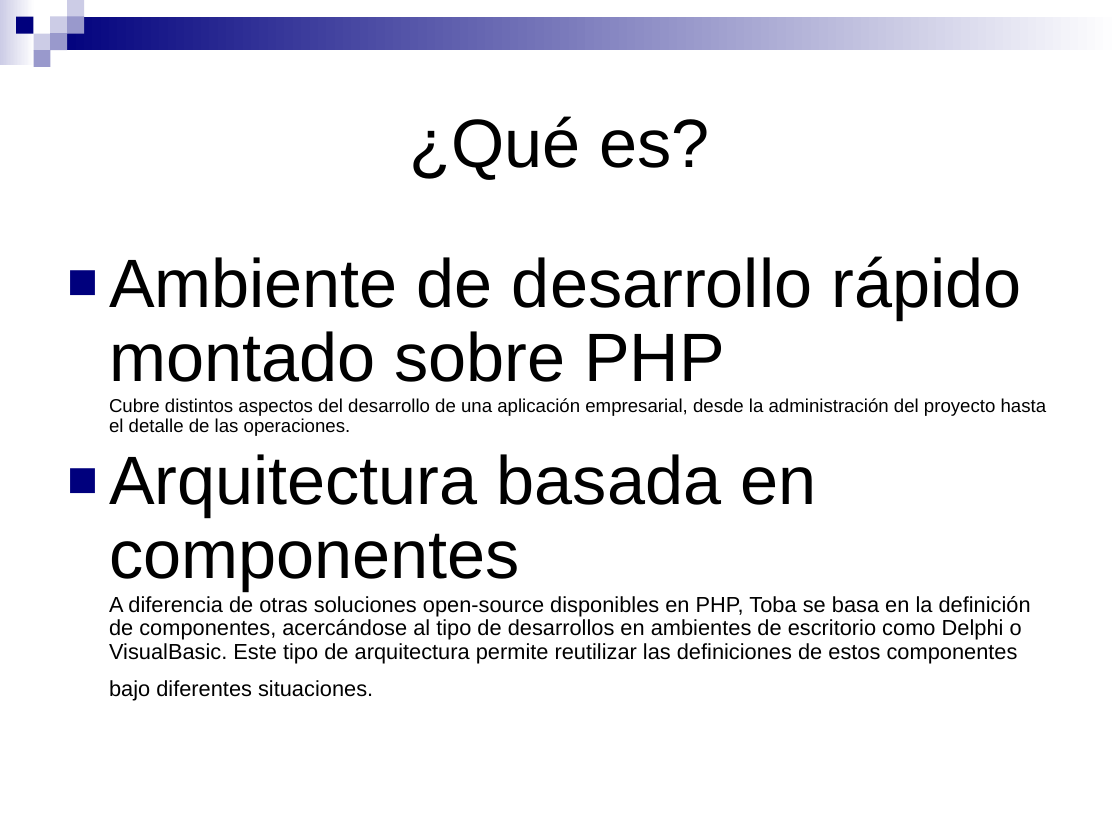
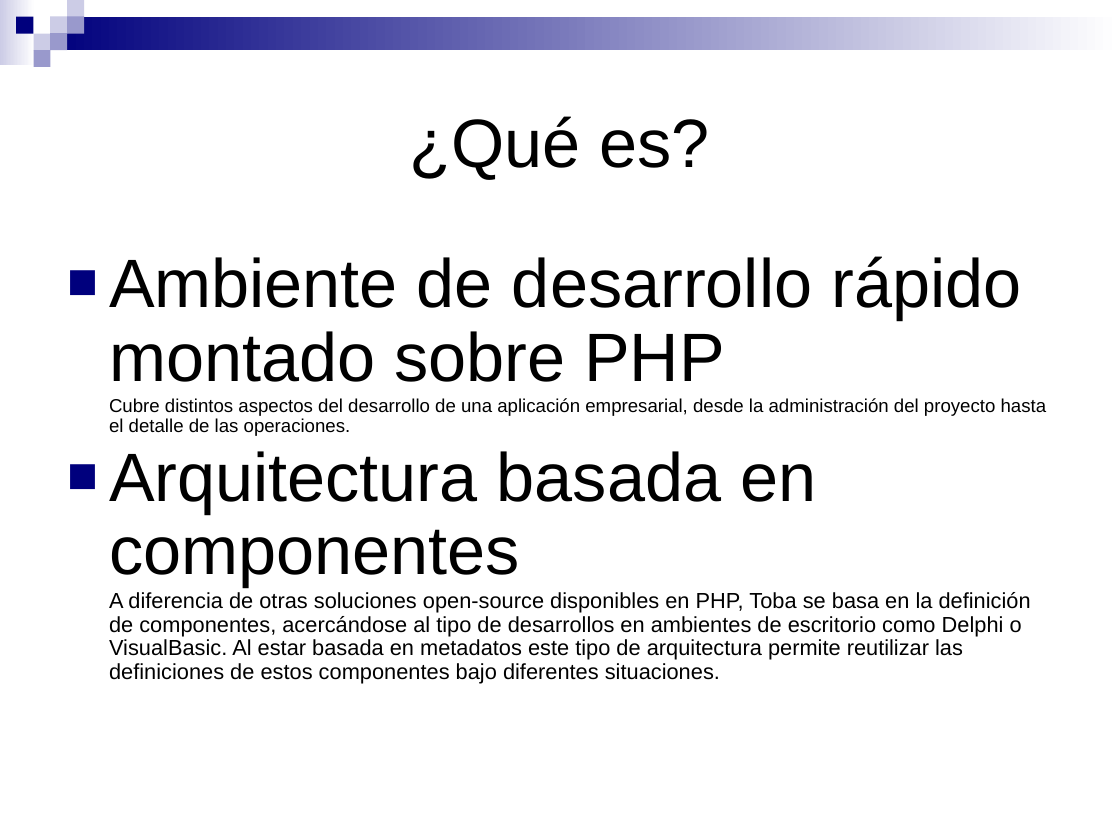
Before and after one commit to SIU-Toba/framework, a slide deck: slide 2 of doc/presentacion/Jornadas JAIIO.ppt. Drawn at 1120x840 pixels with LibreOffice and Linux fonts; fonts in the diff are those of the drawing. Boxes give left, top, right and bottom in pixels: in the first picture for what was removed or moved away, otherwise in the second. Text is boxed around its words. In the diff, an @@ line names an element or a change of style, - is before the commit and + after.

```diff
--- a/doc/presentacion/Jornadas JAIIO.ppt
+++ b/doc/presentacion/Jornadas JAIIO.ppt
@@ text at [109,451,1031,683]: text changed @@
-■ Arquitectura basada en componentes
-  A diferencia de otras soluciones open-source disponibles en PHP, Toba se basa en la definición de componentes, acercándose al tipo de desarrollos en ambientes de escritorio como Delphi o VisualBasic. Este tipo de arquitectura permite reutilizar las definiciones de estos componentes bajo diferentes situaciones.
+■ Arquitectura basada en componentes
+  A diferencia de otras soluciones open-source disponibles en PHP, Toba se basa en la definición de componentes, acercándose al tipo de desarrollos en ambientes de escritorio como Delphi o VisualBasic. Al estar basada en metadatos este tipo de arquitectura permite reutilizar las definiciones de estos componentes bajo diferentes situaciones.
```
Also in this commit, not shown: 13 other files.
